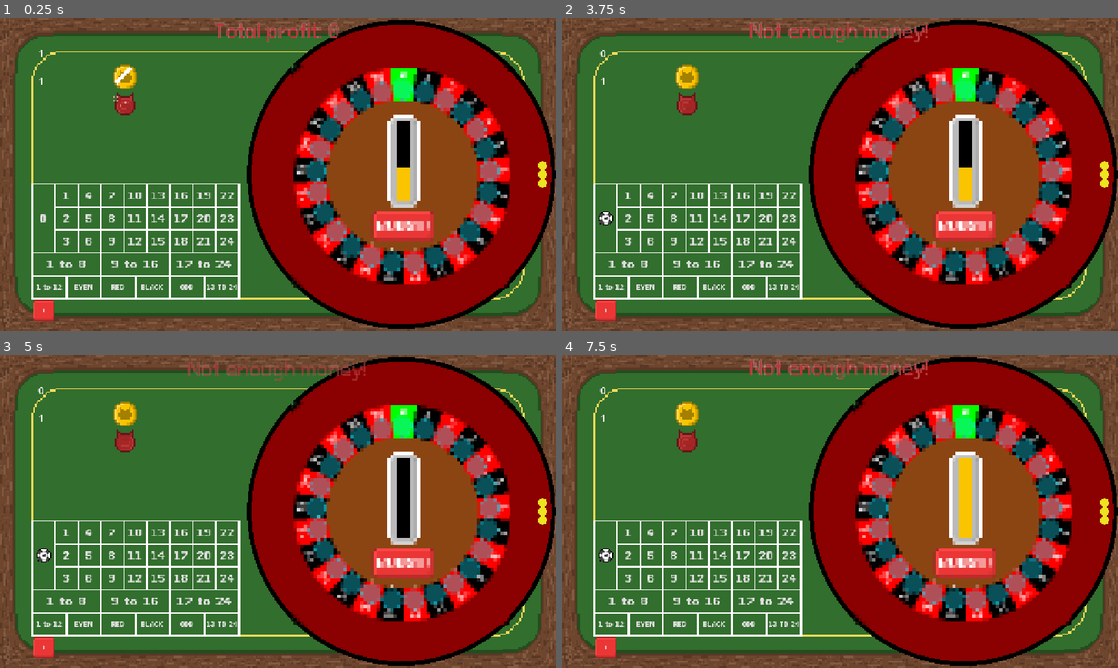
Above: before the commit, frames 1-4 (two rows, left to right).
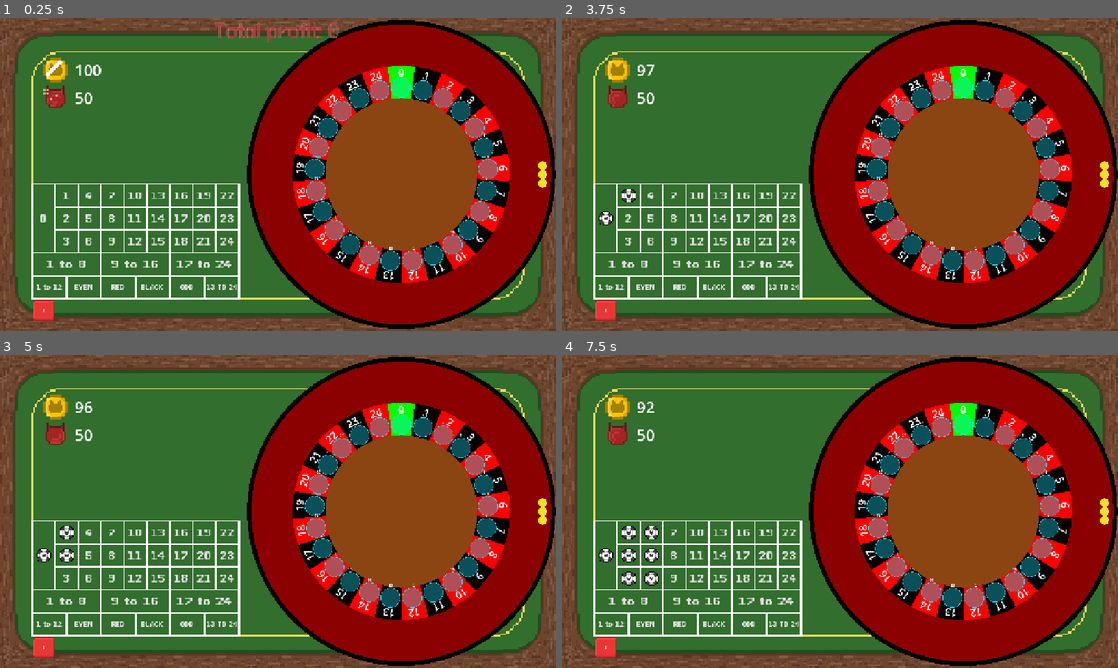
Above: after the commit, the same moments.

Repository: DuneRanger/Very-Serious-GameJam-2026
Game: Godot game, scene res://scenes/game/game_scene/game_scene.tscn
The game is run twice, just before and just after one commit, with the same random seed, the same clock (stepped at 60 frames per second) and the same inputs. Sound files missing from this copy of the repository are replaced by a short silence.
Inputs:
- Up to frame 1 (0.25 s): no input
- Up to frame 2 (3.75 s): click "0" at 0.5 s; click "BOOST!" (after the commit: "0") at 1.25 s; click "+" at 2 s; click "-" at 2.75 s; click "1" at 3.5 s
- Up to frame 3 (5 s): click "2" at 4.25 s
- Up to frame 4 (7.5 s): click "3" at 5 s; click "4" at 5.75 s; click "5" at 6.5 s; click "6" at 7.25 s

The runs differ from the first frame. In frame 1, 9.4% of the frame differs, in the area x 7-92%, y 10-87%; in frame 2, 10%; in frame 3, 10%; in frame 4, 11%, in the area x 6-92%, y 1-87%.

Commit message:
moved hud stuff to hud and connected the boost system

Diff:
--- a/scenes/game/game_manager/game_manager.gd
+++ b/scenes/game/game_manager/game_manager.gd
@@ -23,6 +23,10 @@
 
 const base_cell_weight : float = 1.0
 
+func modify_game_state (new_state : GameEnums.game_states):
+	game_state = new_state
+	state_change.emit()
+
 func modify_money (amount : int):
 	money += amount
 	money_change.emit()
--- /dev/null
+++ b/scenes/game/game_scene/boost_bar/BoostSystem.tscn
@@ -0,0 +1,62 @@
+[gd_scene format=3 uid="uid://cyc3c7bbs4ui3"]
+
+[ext_resource type="PackedScene" uid="uid://bt8dbkjq4nc07" path="res://scenes/game/game_scene/boost_bar/boost_bar.tscn" id="1_7due2"]
+[ext_resource type="Script" uid="uid://cqgngi3qndpn1" path="res://scenes/game/game_scene/boost_bar/boost_system.gd" id="1_xcsam"]
+[ext_resource type="FontFile" uid="uid://d0mkojug0pvql" path="res://assets/fonts/PixeloidSans-Bold.otf" id="2_alnvv"]
+[ext_resource type="Texture2D" uid="uid://cvc70jnauhlmx" path="res://assets/textures/UI/Button.png" id="3_xcsam"]
+[ext_resource type="Texture2D" uid="uid://bfew31gwarq5w" path="res://assets/textures/UI/ButtonPressed.png" id="4_p2nk3"]
+[ext_resource type="Texture2D" uid="uid://wt3wpr6fyrj5" path="res://assets/textures/UI/ButtonHover.png" id="5_m3pyc"]
+
+[sub_resource type="StyleBoxTexture" id="StyleBoxTexture_ofgc5"]
+texture = ExtResource("3_xcsam")
+
+[sub_resource type="StyleBoxTexture" id="StyleBoxTexture_il4g5"]
+texture = ExtResource("4_p2nk3")
+
+[sub_resource type="StyleBoxTexture" id="StyleBoxTexture_ydvnx"]
+texture = ExtResource("5_m3pyc")
+
+[node name="BoostSystem" type="CanvasLayer" unique_id=1635259107]
+script = ExtResource("1_xcsam")
+
+[node name="boost_bar" parent="." unique_id=917300306 instance=ExtResource("1_7due2")]
+position = Vector2(888, 204)
+script = null
+
+[node name="DebugRectangle" type="ColorRect" parent="." unique_id=912258539]
+visible = false
+offset_left = 192.0
+offset_top = 32.0
+offset_right = 408.0
+offset_bottom = 192.0
+
+[node name="HappyButton" type="Button" parent="." unique_id=816810832]
+offset_left = 773.0
+offset_top = 330.0
+offset_right = 917.0
+offset_bottom = 402.0
+theme_override_colors/font_color = Color(1, 1, 1, 1)
+theme_override_fonts/font = ExtResource("2_alnvv")
+theme_override_font_sizes/font_size = 29
+theme_override_styles/normal = SubResource("StyleBoxTexture_ofgc5")
+theme_override_styles/pressed = SubResource("StyleBoxTexture_il4g5")
+theme_override_styles/hover = SubResource("StyleBoxTexture_ydvnx")
+text = "OKAY"
+
+[node name="UnHappyButton" type="Button" parent="." unique_id=2008763814]
+offset_left = 933.0
+offset_top = 330.0
+offset_right = 1077.0
+offset_bottom = 402.0
+theme_override_colors/font_color = Color(1, 1, 1, 1)
+theme_override_fonts/font = ExtResource("2_alnvv")
+theme_override_font_sizes/font_size = 29
+theme_override_styles/normal = SubResource("StyleBoxTexture_ofgc5")
+theme_override_styles/pressed = SubResource("StyleBoxTexture_il4g5")
+theme_override_styles/hover = SubResource("StyleBoxTexture_ydvnx")
+text = "BOOST"
+
+[node name="Timer" type="Timer" parent="." unique_id=30757026]
+wait_time = 0.5
+
+[connection signal="timeout" from="Timer" to="." method="_on_timer_timeout"]
--- a/scenes/game/game_scene/boost_bar/boost_bar.gd
+++ b/scenes/game/game_scene/boost_bar/boost_bar.gd
@@ -3,6 +3,9 @@
 var boost_modifier
 @onready var boost_indicator: ColorRect = $bar/inner/boost_indicator
 
+func _ready() -> void:
+	visible = false
+
 func _on_button_pressed() -> void:
 	boost_modifier = boost_indicator.scale.y
 	print(boost_modifier)
--- /dev/null
+++ b/scenes/game/game_scene/boost_bar/boost_system.gd
@@ -0,0 +1,40 @@
+extends CanvasLayer
+
+var boost_amount
+
+func _ready() -> void:
+	$boost_bar/Button.button_down.connect(_on_boost_button_pressed)
+	$HappyButton.button_down.connect(_on_happy_button_pressed)
+	$UnHappyButton.button_down.connect(_on_unhappy_button_pressed)
+	$boost_bar.visible = false
+	$HappyButton.visible = false
+	$UnHappyButton.visible = false
+
+
+func start_system() -> void:
+	$HappyButton.visible = true
+	$UnHappyButton.visible = true
+
+func _on_boost_button_pressed() -> void:
+	boost_amount = $boost_bar/bar/inner/boost_indicator.scale.y
+	$boost_bar/Button.visible = false
+	$boost_bar/bar/inner/boost_indicator/AnimationPlayer.pause()
+	$Timer.start()
+
+func _on_happy_button_pressed() -> void:
+	$HappyButton.visible = false
+	$UnHappyButton.visible = false
+	GameManagerGlobal.modify_game_state(GameEnums.game_states.BET_PHASE)
+
+func _on_unhappy_button_pressed() -> void:
+	$HappyButton.visible = false
+	$UnHappyButton.visible = false
+	$boost_bar.visible = true
+	#TODO boost symbol game_scene function
+	$boost_bar/bar/inner/boost_indicator/AnimationPlayer.play("boost_bar_anim")
+
+func _on_timer_timeout() -> void:
+	$boost_bar.visible = false
+	$boost_bar/Button.visible = true
+	GameManagerGlobal.modify_game_state(GameEnums.game_states.SPIN_PHASE)
+	$Timer.stop()
--- a/scenes/game/game_scene/game_scene.gd
+++ b/scenes/game/game_scene/game_scene.gd
@@ -8,18 +8,19 @@
 	GameManagerGlobal.money_change.connect(edit_money)
 	GameManagerGlobal.ruby_change.connect(edit_rubys)
 
-	GameManagerGlobal.modify_money(1)
-	GameManagerGlobal.modify_rubys(1)
-	GameManagerGlobal.boosts = 1
-	GameManagerGlobal.state_change.emit(GameEnums.game_states.BET_PHASE)
+	GameManagerGlobal.modify_money(100)
+	GameManagerGlobal.modify_rubys(50)
+	GameManagerGlobal.boosts = 0
+	GameManagerGlobal.modify_game_state(GameEnums.game_states.BET_PHASE)
 
 func _process(_delta: float) -> void:
 	if Input.is_action_just_pressed("stop_roullete"):
 		if (GameManagerGlobal.game_state == GameEnums.game_states.SPIN_PHASE):
-			GameManagerGlobal.state_change.emit(GameEnums.game_states.BET_PHASE)
+			GameManagerGlobal.modify_game_state(GameEnums.game_states.BET_PHASE)
 	if Input.is_action_just_pressed("rotate_roullete"):
-		if (GameManagerGlobal.game_state == GameEnums.game_states.BET_PHASE):
-			GameManagerGlobal.state_change.emit(GameEnums.game_states.SPIN_PHASE)
+		GameManagerGlobal.modify_game_state(GameEnums.game_states.STOP_PHASE)
+		#if (GameManagerGlobal.game_state == GameEnums.game_states.BET_PHASE):
+			#GameManagerGlobal.modify_game_state(GameEnums.game_states.SPIN_PHASE)
 
 func does_bet_win(bet_id : int) -> bool:
 	var bet_type : GameEnums.bet_types = $Table/BettingSystem.get_bet_type(bet_id)
@@ -88,28 +89,28 @@
 	return value
 
 func _on_send_error_message(message : String):
-	$Table/ErrorMessage.put_content(message)
-	$Table/ErrorMessage.restart_anim()
+	$HUD/ErrorMessage.put_content(message)
+	$HUD/ErrorMessage.restart_anim()
 
 func edit_money():
-	$Table/CoinLabel/Label.text = str(GameManagerGlobal.money)
+	$HUD/CoinLabel/Label.text = str(GameManagerGlobal.money)
 
 func edit_rubys():
-	$Table/RubyLabel/Label.text = str(GameManagerGlobal.rubys)
+	$HUD/RubyLabel/Label.text = str(GameManagerGlobal.rubys)
 
-func _on_new_state(state : GameEnums.game_states):
-	match (state):
+func _on_new_state():
+	match (GameManagerGlobal.game_state):
 		GameEnums.game_states.SPIN_PHASE:
 			$Table/Roulette.spin_roulette()
-			GameManagerGlobal.game_state = GameEnums.game_states.SPIN_PHASE
 		GameEnums.game_states.STOP_PHASE:
 			if GameManagerGlobal.boosts == 0:
-				GameManagerGlobal.state_change.emit(GameEnums.game_states.BET_PHASE)
+				GameManagerGlobal.modify_game_state(GameEnums.game_states.BET_PHASE)
+			$Table/BoostSystem.start_system()
+
 			#$Table/Roulette.spin_roulette()
 			#GameManagerGlobal.game_state = GameEnums.game_states.SPIN_PHASE
 		GameEnums.game_states.BET_PHASE:
 			$Table/Roulette.stop_roulette()
-			GameManagerGlobal.game_state = GameEnums.game_states.BET_PHASE
 			var money_won = get_full_bet_win()
 			GameManagerGlobal.modify_money(money_won)
 			$Table/BettingSystem.clear_bets()
--- a/scenes/game/game_scene/game_scene.tscn
+++ b/scenes/game/game_scene/game_scene.tscn
@@ -4,10 +4,8 @@
 [ext_resource type="PackedScene" uid="uid://7jo8gxcpa6u" path="res://scenes/game/game_scene/roulette/roulette.tscn" id="2_wftn3"]
 [ext_resource type="Texture2D" uid="uid://dujcu840o5f5l" path="res://assets/textures/Table.png" id="3_dkmwb"]
 [ext_resource type="PackedScene" uid="uid://ch1muups6uskk" path="res://scenes/game/game_scene/betting_system/betting_system.tscn" id="4_uj17p"]
-[ext_resource type="PackedScene" uid="uid://bt8dbkjq4nc07" path="res://scenes/game/game_scene/boost_bar/boost_bar.tscn" id="4_yjymu"]
-[ext_resource type="PackedScene" uid="uid://cxo23rckbhjbo" path="res://scenes/game/ui_elements/AwesomeLabel.tscn" id="7_dkmwb"]
-[ext_resource type="Texture2D" uid="uid://dut742t7mmgrt" path="res://assets/textures/chips/chip_black.png" id="7_ho26m"]
-[ext_resource type="PackedScene" uid="uid://dcu31p6twmdit" path="res://scenes/game/utils/ErrorMessage.tscn" id="8_dkmwb"]
+[ext_resource type="PackedScene" uid="uid://cyc3c7bbs4ui3" path="res://scenes/game/game_scene/boost_bar/BoostSystem.tscn" id="6_4jb31"]
+[ext_resource type="PackedScene" uid="uid://cqwd5xducgdsl" path="res://scenes/game/game_scene/hud/game_scene_hud.tscn" id="9_4jb31"]
 [ext_resource type="Shader" uid="uid://d1sj22wa4oiic" path="res://assets/shaders/pixelate.gdshader" id="10_1xuq5"]
 [ext_resource type="PackedScene" uid="uid://djtfrov4iqbnm" path="res://scenes/game/UI_elements/animated_sprites/ruby_animated_sprite.tscn" id="10_7tgh3"]
 [ext_resource type="PackedScene" uid="uid://b8s6w1lbfa62g" path="res://scenes/game/UI_elements/animated_sprites/money_animated_sprite.tscn" id="11_hdcdy"]
@@ -24,20 +22,15 @@
 [node name="Table" type="Node" parent="." unique_id=178289830]
 
 [node name="Table2" type="Sprite2D" parent="Table" unique_id=91874108]
+z_index = -100
 scale = Vector2(4, 4)
 texture = ExtResource("3_dkmwb")
-
-[node name="ColorRect" type="ColorRect" parent="Table" unique_id=466862379]
-visible = false
-z_index = -10
-offset_right = 1280.0
-offset_bottom = 720.0
-color = Color(0.19607843, 0.43137255, 0.1764706, 1)
 
 [node name="Roulette" parent="Table" unique_id=574874280 instance=ExtResource("2_wftn3")]
 position = Vector2(284, 0)
 
 [node name="PixerShaderLayer" type="CanvasLayer" parent="Table/Roulette" unique_id=731125925]
+visible = false
 
 [node name="DebugTableTexture" type="Sprite2D" parent="Table/Roulette/PixerShaderLayer" unique_id=668612301]
 visible = false
@@ -46,6 +39,7 @@
 texture = ExtResource("3_dkmwb")
 
 [node name="pixelate" type="ColorRect" parent="Table/Roulette/PixerShaderLayer" unique_id=566398761]
+visible = false
 light_mask = 0
 texture_filter = 1
 material = SubResource("ShaderMaterial_hdcdy")
@@ -66,36 +60,17 @@
 background_width = 480.0
 padding = 3.6
 
-[node name="boost_bar" parent="Table" unique_id=917300306 instance=ExtResource("4_yjymu")]
-position = Vector2(248, -144)
-
-[node name="ErrorMessage" parent="Table" unique_id=371495968 instance=ExtResource("8_dkmwb")]
-position = Vector2(0, -360)
-
-[node name="CoinLabel" parent="Table" unique_id=1310137312 instance=ExtResource("7_dkmwb")]
-position = Vector2(-552, -296)
-
-[node name="RubyLabel" parent="Table" unique_id=343890864 instance=ExtResource("7_dkmwb")]
-position = Vector2(-552, -232)
-
-[node name="TestLabel" type="Label" parent="Table" unique_id=1877186703]
-offset_left = -609.0
-offset_top = -333.0
-offset_right = -310.0
-offset_bottom = -222.0
-theme_override_colors/font_color = Color(1, 1, 1, 1)
-theme_override_font_sizes/font_size = 16
+[node name="BoostSystem" parent="Table" unique_id=1635259107 instance=ExtResource("6_4jb31")]
 
 [node name="Test" type="Node" parent="." unique_id=1695512338]
 
 [node name="MoneyAnimatedSprite" parent="Test" unique_id=1016875789 instance=ExtResource("11_hdcdy")]
+visible = false
 position = Vector2(-352, -224)
 
 [node name="RubyAnimatedSprite" parent="Test" unique_id=701930484 instance=ExtResource("10_7tgh3")]
+visible = false
 position = Vector2(-352, -160)
 
-[node name="ChipBlack" type="Sprite2D" parent="." unique_id=2140071562]
-visible = false
-position = Vector2(516, -268)
-scale = Vector2(1.6875, 1.6875)
-texture = ExtResource("7_ho26m")
+[node name="HUD" parent="." unique_id=1970834067 instance=ExtResource("9_4jb31")]
+layer = 200
--- /dev/null
+++ b/scenes/game/game_scene/hud/game_scene_hud.tscn
@@ -0,0 +1,23 @@
+[gd_scene format=3 uid="uid://cqwd5xducgdsl"]
+
+[ext_resource type="PackedScene" uid="uid://dcu31p6twmdit" path="res://scenes/game/utils/ErrorMessage.tscn" id="1_8fe00"]
+[ext_resource type="PackedScene" uid="uid://cxo23rckbhjbo" path="res://scenes/game/ui_elements/AwesomeLabel.tscn" id="2_qkhxd"]
+[ext_resource type="PackedScene" uid="uid://b8s6w1lbfa62g" path="res://scenes/game/UI_elements/animated_sprites/money_animated_sprite.tscn" id="3_0qbnv"]
+[ext_resource type="PackedScene" uid="uid://djtfrov4iqbnm" path="res://scenes/game/UI_elements/animated_sprites/ruby_animated_sprite.tscn" id="5_3l4lp"]
+
+[node name="HUD" type="CanvasLayer" unique_id=1970834067]
+
+[node name="ErrorMessage" parent="." unique_id=371495968 instance=ExtResource("1_8fe00")]
+position = Vector2(640, 0)
+
+[node name="MoneyAnimatedSprite" parent="." unique_id=1016875789 instance=ExtResource("3_0qbnv")]
+position = Vector2(128, 120)
+
+[node name="CoinLabel" parent="." unique_id=1310137312 instance=ExtResource("2_qkhxd")]
+position = Vector2(160, 88)
+
+[node name="RubyAnimatedSprite" parent="." unique_id=701930484 instance=ExtResource("5_3l4lp")]
+position = Vector2(128, 184)
+
+[node name="RubyLabel" parent="." unique_id=1876496103 instance=ExtResource("2_qkhxd")]
+position = Vector2(160, 152)
--- a/scenes/game/game_scene/roulette/roulette.gd
+++ b/scenes/game/game_scene/roulette/roulette.gd
@@ -146,7 +146,7 @@
 			queue_redraw()
 
 			if GameManagerGlobal.caughtBalls == balls.size():
-				GameManagerGlobal.state_change.emit(GameEnums.game_states.STOP_PHASE)
+				GameManagerGlobal.modify_game_state(GameEnums.game_states.STOP_PHASE)
 
 			#if rotation_speed == 0:
 				#GameManagerGlobal.state_change.emit(GameEnums.game_states.BET_PHASE)
--- a/scenes/game/game_scene/roulette/roulette_bank.gd
+++ b/scenes/game/game_scene/roulette/roulette_bank.gd
@@ -41,6 +41,7 @@
 	if randf() < effective_chance:
 		body.catch_in_pocket(cell)
 		GameManagerGlobal.caughtCells.push_back(cell)
+		GameManagerGlobal.caughtBalls += 1
 		print("Ball caught at number ", cell.number)
 	else:
 		print("Ball missed cell ", cell.number)
--- a/scenes/game/ui_elements/AwesomeLabel.tscn
+++ b/scenes/game/ui_elements/AwesomeLabel.tscn
@@ -3,6 +3,8 @@
 [node name="AwesomeLabel" type="Node2D" unique_id=1310137312]
 
 [node name="Label" type="Label" parent="." unique_id=813108581]
-offset_right = 40.0
-offset_bottom = 23.0
-theme_override_font_sizes/font_size = 24
+offset_left = 12.0
+offset_right = 332.0
+offset_bottom = 64.0
+theme_override_font_sizes/font_size = 36
+vertical_alignment = 1
Not shown, added: scenes/game/game_scene/boost_bar/boost_system.gd.uid
